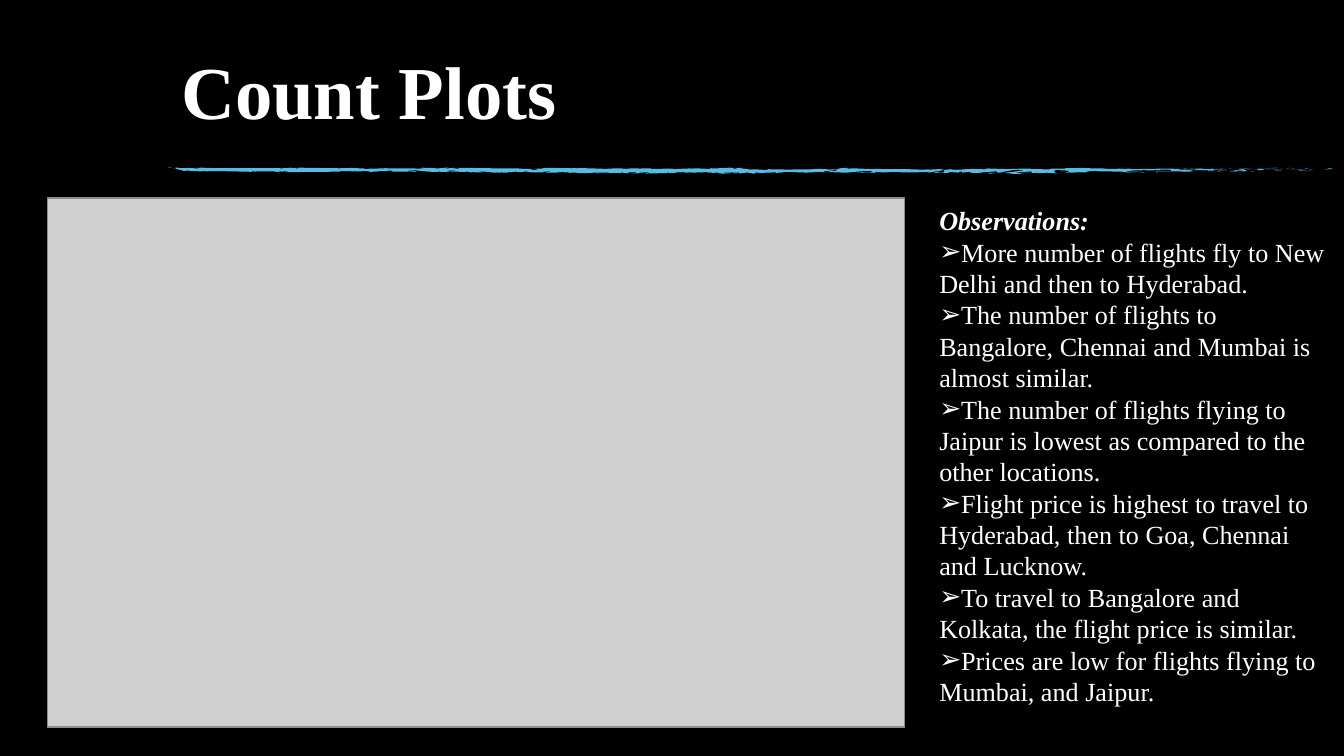
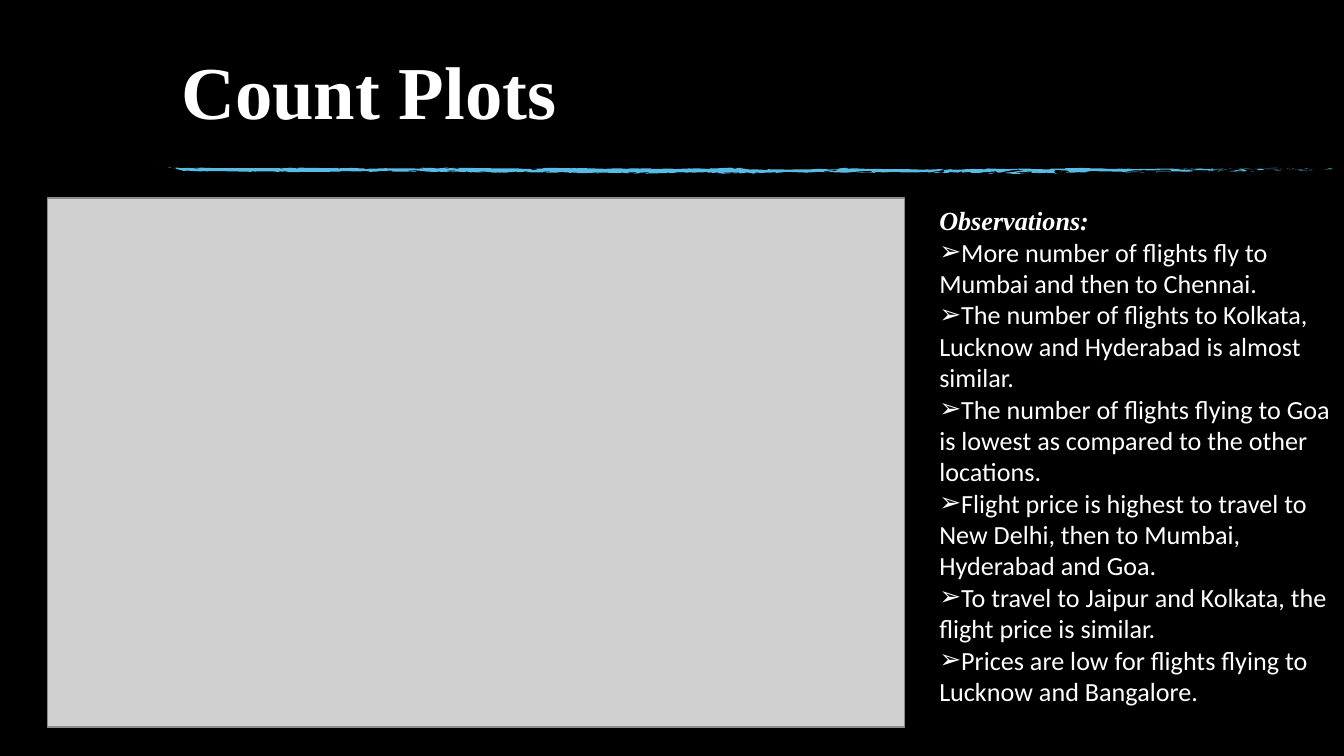
Before and after one commit to jessicapatel72/Internship---Projects, a slide deck: slide 12 of Flight Price Prediction Project/Flight Price Prediction.pptx. Drawn at 1344x756 pixels with LibreOffice and Linux fonts; fonts in the diff are those of the drawing; grey boxes stand for pictures; background and template pictures are left out. Boxes give left, top, right and bottom in pixels: in the first picture for what was removed or moved away, otherwise in the second. Text is boxed around its words. In the diff, an @@ line names an element or a change of style, - is before the commit and + after.

```diff
--- a/Flight Price Prediction Project/Flight Price Prediction.pptx
+++ b/Flight Price Prediction Project/Flight Price Prediction.pptx
@@ text at (939,244,1330,706): text changed; font Times New Roman to Calibri @@
-➢ More number of flights fly to New Delhi and then to Hyderabad.
-➢ The number of flights to Bangalore, Chennai and Mumbai is almost similar.
-➢ The number of flights flying to Jaipur is lowest as compared to the other locations.
-➢ Flight price is highest to travel to Hyderabad, then to Goa, Chennai and Lucknow.
-➢ To travel to Bangalore and Kolkata, the flight price is similar.
-➢ Prices are low for flights flying to Mumbai, and Jaipur.
+➢ More number of flights fly to Mumbai and then to Chennai.
+➢ The number of flights to Kolkata, Lucknow and Hyderabad is almost similar.
+➢ The number of flights flying to Goa is lowest as compared to the other locations.
+➢ Flight price is highest to travel to New Delhi, then to Mumbai, Hyderabad and Goa.
+➢ To travel to Jaipur and Kolkata, the flight price is similar.
+➢ Prices are low for flights flying to Lucknow and Bangalore.
```
Also in this commit, not shown: 4 other slides changed.
